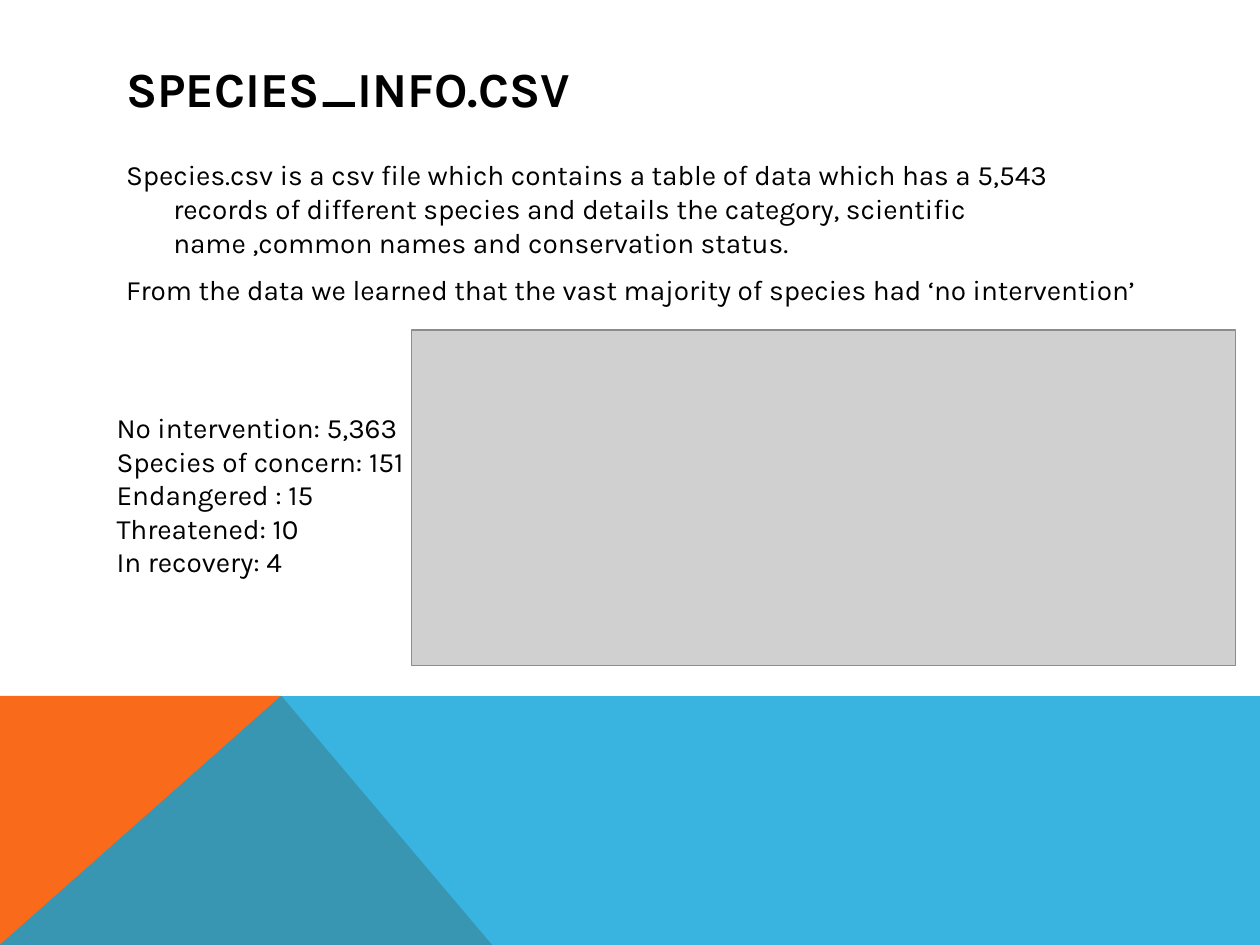
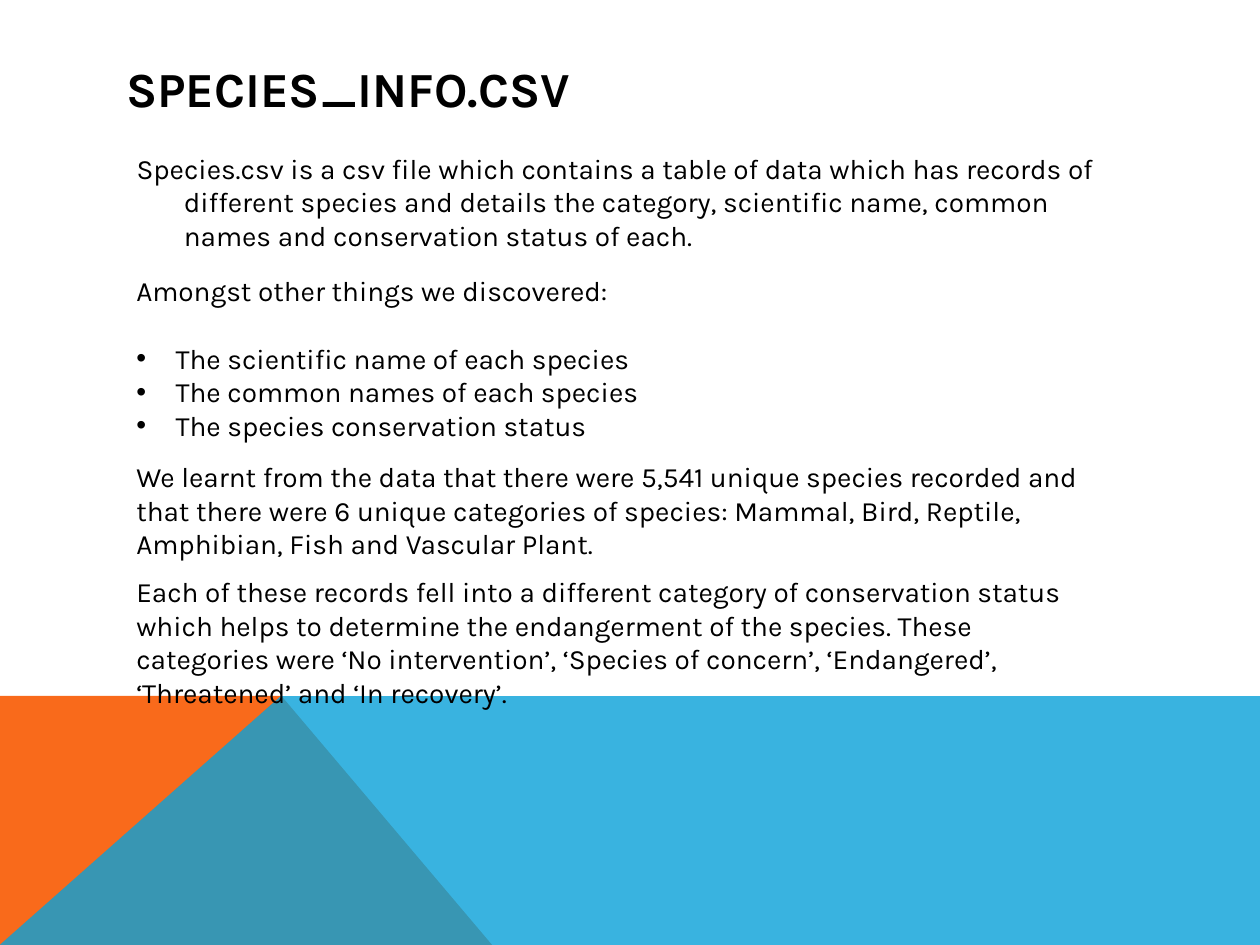
Before and after one commit to cjgreen49/intro-data-capstone-biodiversity, a slide deck: slide 2 of Intro to Data analysis/CG Codecademy Data Analysis.pptx. Drawn at 1260x945 pixels with LibreOffice and Linux fonts; fonts in the diff are those of the drawing; grey boxes stand for pictures. Boxes give left, top, right and bottom in pixels: in the first picture for what was removed or moved away, otherwise in the second. Text is boxed around its words. In the diff, an @@ line names an element or a change of style, - is before the commit and + after.

```diff
--- a/Intro to Data analysis/CG Codecademy Data Analysis.pptx
+++ b/Intro to Data analysis/CG Codecademy Data Analysis.pptx
@@ text at (137, 159, 1093, 247): text changed @@
-Species.csv is a csv file which contains a table of data which has a 5,543 records of different species and details the category, scientific name ,common names and conservation status.
-From the data we learned that the vast majority of species had ‘no intervention’
+Species.csv is a csv file which contains a table of data which has records of different species and details the category, scientific name, common names and conservation status of each.
@@ text added at (136, 281, 638, 442), 16 pt, text #000000 @@
+Amongst other things we discovered:
+• The scientific name of each species
+• The common names of each species
+• The species conservation status
@@ picture removed at (412, 330, 1236, 665) @@
@@ text removed at (117, 418, 403, 579) @@
-No intervention: 5,363
-Species of concern: 151
-Endangered : 15
-Threatened: 10
-In recovery: 4
@@ text added at (136, 467, 1077, 561), 16 pt, text #000000 @@
+We learnt from the data that there were 5,541 unique species recorded and that there were 6 unique categories of species: Mammal, Bird, Reptile, Amphibian, Fish and Vascular Plant.
@@ text added at (136, 582, 1060, 710), 16 pt, text #000000 @@
+Each of these records fell into a different category of conservation status which helps to determine the endangerment of the species. These categories were ‘No intervention’, ‘Species of concern’, ‘Endangered’, ‘Threatened’ and ‘In recovery’.
```
Also in this commit, not shown: 2 other slides changed, 2 slides added, 3 other files.
